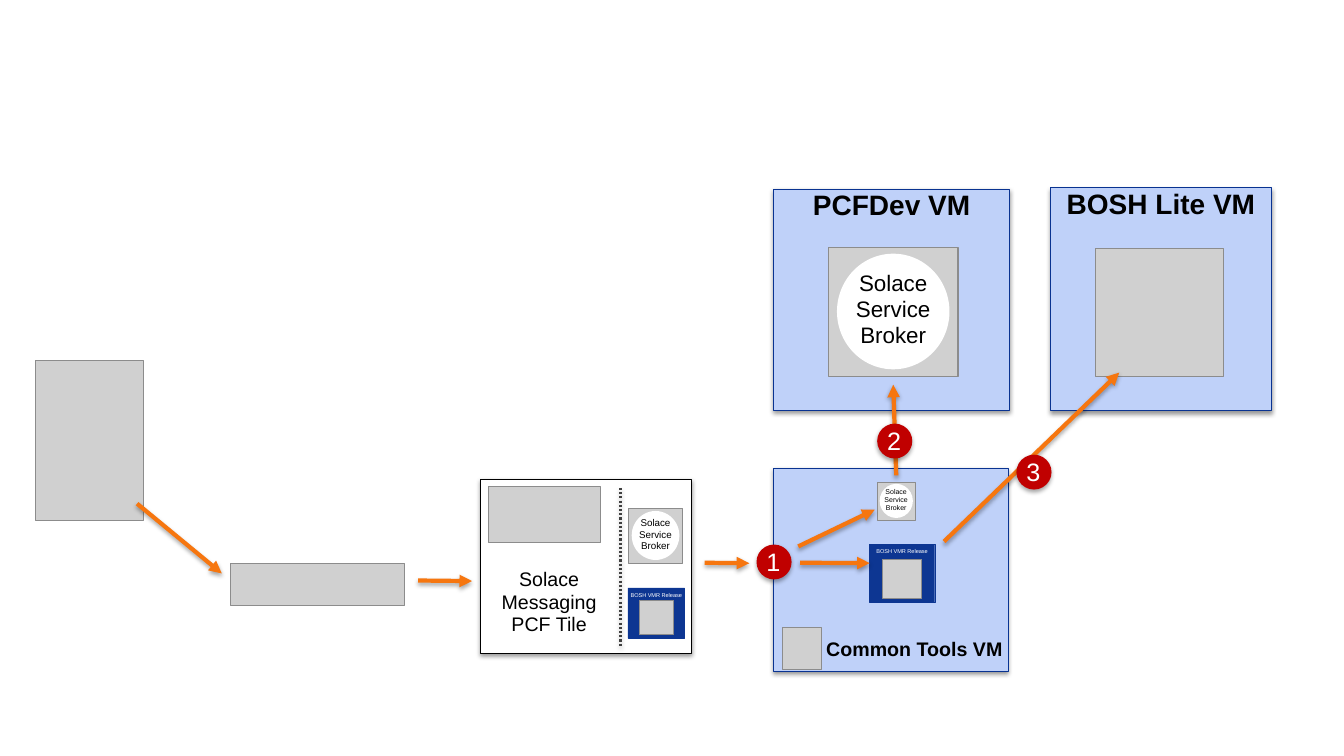
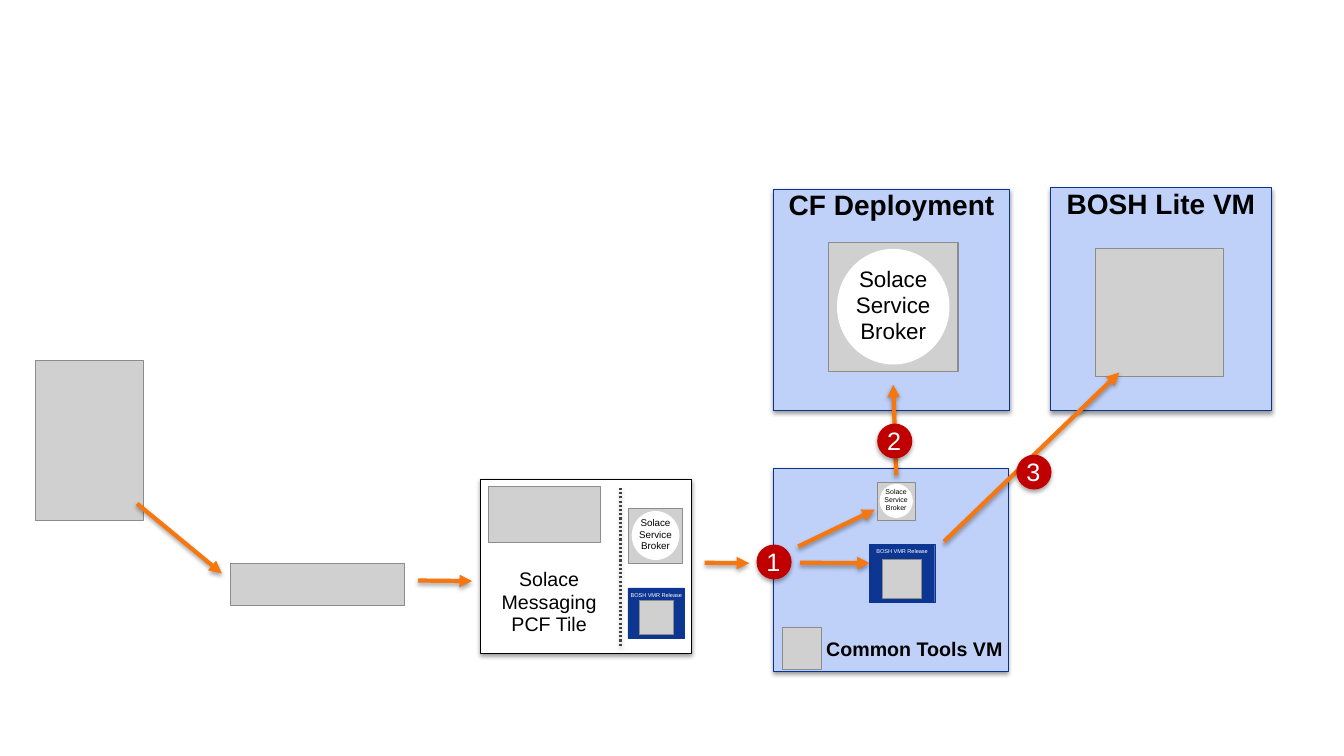
Before and after one commit to SolaceLabs/pubsubplus-cf-dev, a slide deck: slide 5 of resources/diagrams.pptx (slide 3 before the commit). Drawn at 1344x756 pixels with LibreOffice and Linux fonts; fonts in the diff are those of the drawing; grey boxes stand for pictures; background and template pictures are left out. Boxes give left, top, right and bottom in pixels: in the first picture for what was removed or moved away, otherwise in the second. Text is boxed around its words. In the diff, an @@ line names an element or a change of style, - is before the commit and + after.

Commit message:
Added README diagrams for linux deployment

```diff
--- a/resources/diagrams.pptx
+++ b/resources/diagrams.pptx
@@ text in rectangle at [789,194,994,220]: text changed @@
-PCFDev VM
+CF Deployment
@@ picture: place and size @@
-picture at [829,248,958,377]
+picture at [829,243,958,372]
@@ ellipse "Solace": place and size @@
-ellipse "Solace" at [837,254,950,370]
+ellipse "Solace" at [837,249,950,365]
```
Also in this commit, not shown: 2 slides added, 3 other files.
